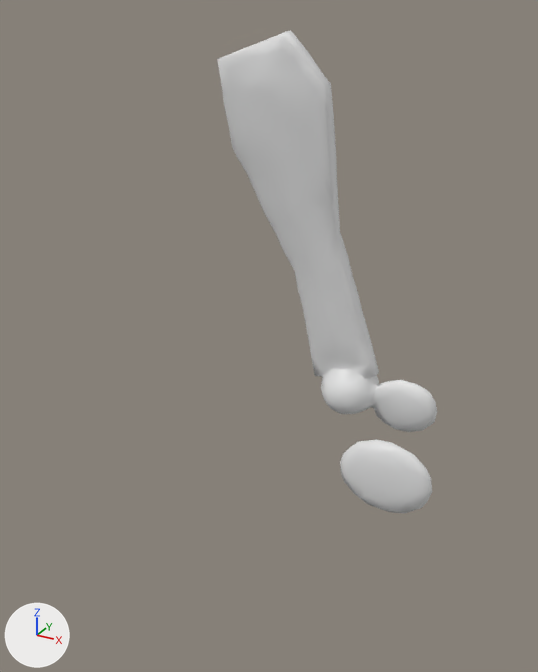
The FBX model blender/out/Dimetrodon/export/Os_Omoplate_Dimetrodon.fbx: old version first, new version second.
The view is the same before and after, from a 50 mm camera at (0.768, -1.797, 0.713) aimed at (-0.038, -0.331, -0.02). The axes (+X, +Y, +Z) are drawn at lower left. The lights are the same throughout. The picture after the commit comes second.

Objects in the first picture: 'Os_Omoplate_Dimetrodon_01'.
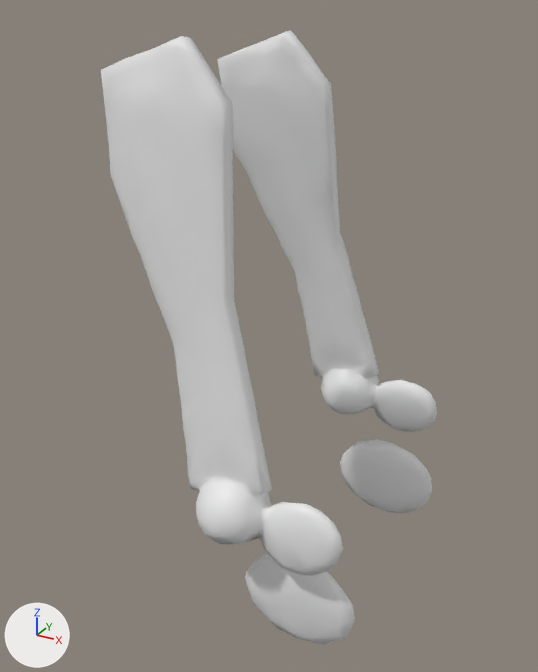
The newer file is also turned or shifted as a whole; pictures and numbers use the older file's frame.

Where the change shows, as pixel boxes [x1, y1, x2, y2] in the pictures (538 x 672 px):
'Os_Omoplate_Dimetrodon_01', reshaped (52% wider, 27% taller)
    before: [217, 30, 437, 513]
    after: [101, 30, 437, 645]
part 1 of me_os_omoplate_dimetrodon_01, added
    after: [101, 36, 343, 576]
part 2 of me_os_omoplate_dimetrodon_01, added
    after: [245, 554, 355, 645]

The edits, one by one:
me_os_omoplate_dimetrodon_01 is used by ob_os_omoplate_dimetrodon_01; location (0.0, 0.0, 0.0).
me_os_omoplate_dimetrodon_01 had 554 vertices, 1100 faces and spanned x -0.321..0.321, y -0.115..0.115, z -0.665..0.665.
me_os_omoplate_dimetrodon_01 now has 1108 vertices, 2200 faces and spans x -0.321..0.321, y -0.718..0.115, z -0.666..0.665.
me_os_omoplate_dimetrodon_01 part 1: a new loose piece of 467 vertices spanning x -0.32..0.301, y -0.718..-0.487, z -0.414..0.665, in mat_museum_bone___warm_ivory (white #e7e7e7).
me_os_omoplate_dimetrodon_01 part 2: a new loose piece of 87 vertices spanning x 0.036..0.32, y -0.613..-0.554, z -0.666..-0.429, in mat_museum_bone___warm_ivory (white #e7e7e7).
